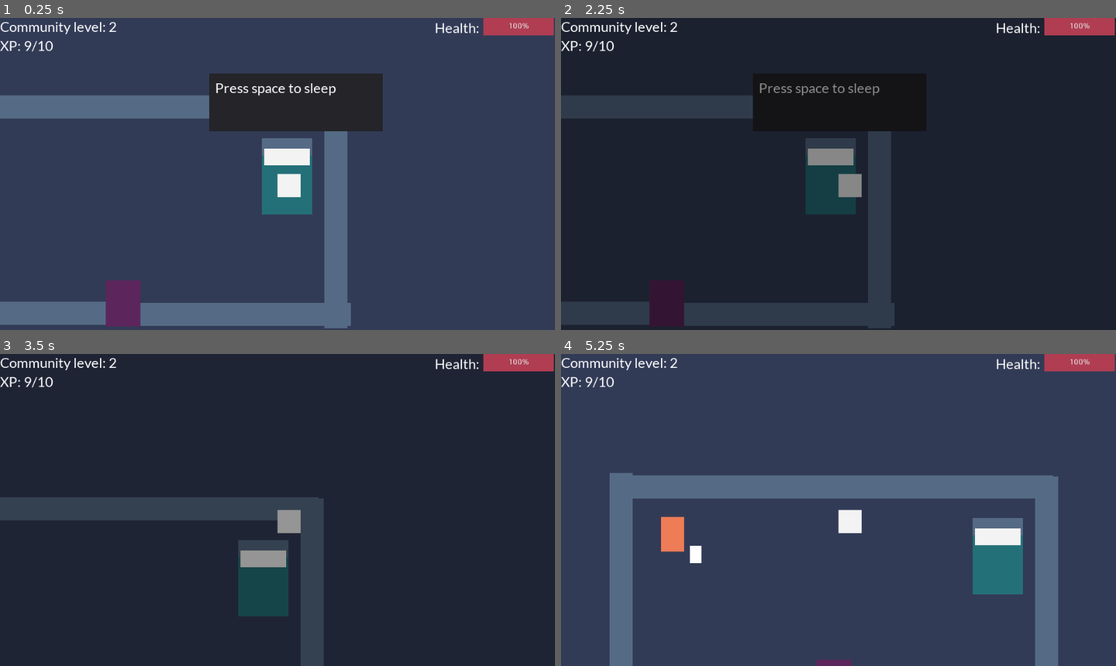
Above: before the commit, frames 1-4 (two rows, left to right).
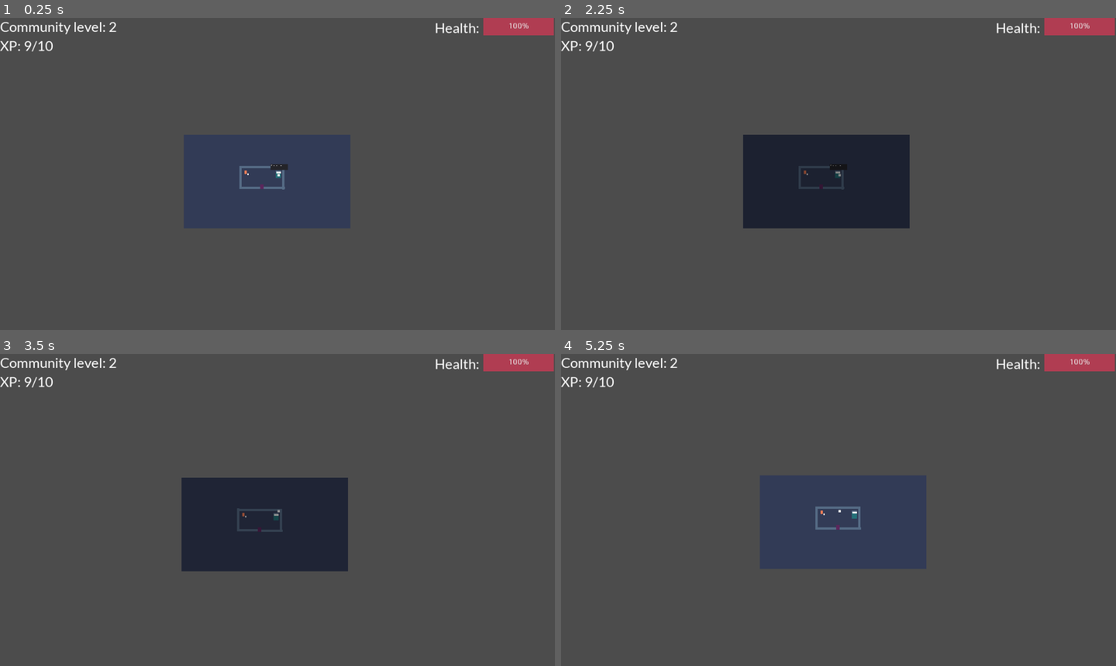
Above: after the commit, the same moments.

Repository: deengames-prototypes/frontier-planet
Game: Godot game, scene res://Main.tscn
Two runs of this game, one before a commit and one after it. Both use one fixed random seed, a clock stepped at 60 frames per second and the inputs below.
Inputs:
- Up to frame 1 (0.25 s): no input
- Up to frame 2 (2.25 s): tap Space at 0.5, 1.25, 2 s; hold Right (ui_right) 0.53-1.28 s; tap Enter (ui_accept) at 0.77, 1.52 s; hold Down (ui_down) 1.28-2.03 s; hold Right (ui_right) from 2.03 s (still down)
- Up to frame 3 (3.5 s): tap Space at 2.75 s; release Right (ui_right) at 2.78 s; hold Up (ui_up) from 2.78 s (still down); tap Enter (ui_accept) at 3.02 s
- Up to frame 4 (5.25 s): release Up (ui_up) at 3.53 s; hold Left (ui_left) 3.53-5.03 s; tap Enter (ui_accept) at 3.77, 4.52 s; hold Down (ui_down) from 5.03 s (still down)

The runs differ from the first frame. In frame 1, 93% of the frame differs, in the area x 0-100%, y 0-100%; in frame 2, 93%; in frame 3, 90%; in frame 4, 92%.

Commit message:
Wolves. Chasing sort of works, sort of doesn't.

Diff:
--- a/prototype/Entities/World/MapPlayer.tscn
+++ b/prototype/Entities/World/MapPlayer.tscn
@@ -19,3 +19,4 @@
 
 [node name="Camera2D" type="Camera2D" parent="."]
 current = true
+zoom = Vector2( 10, 10 )
--- /dev/null
+++ b/prototype/Entities/World/Monsters/Wolf.gd
@@ -0,0 +1,37 @@
+extends "res://Entities/World/Monsters/HurtPlayerOnTouch.gd"
+
+const HUNTING_RANGE = 9500
+const VELOCITY = 200
+
+var MAX_ENERGY_SECONDS = 5
+var _energy_left_seconds = MAX_ENERGY_SECONDS
+var _resting_since = 0
+
+func _ready():
+	damage_per_second = 40
+
+func _process(delta):
+	var distance = sqrt(pow(position.x - Globals.player.position.x, 2)
+		+ pow(position.y - Globals.player.position.y, 2))
+
+	#var d = (Globals.player.position - self.position).normalized()
+	#print(str(d * VELOCITY * delta))
+	#self.position += d * VELOCITY * delta
+
+	#return
+
+	if _resting_since == 0 and distance <= HUNTING_RANGE:
+		if _energy_left_seconds > 0:
+			var direction = (Globals.player.position - self.position).normalized()
+			self.position += direction * VELOCITY * delta
+			_energy_left_seconds -= delta
+		else:
+			_resting_since = OS.get_ticks_msec()
+			print("resting start")
+	else:
+		if _energy_left_seconds < MAX_ENERGY_SECONDS:
+			_energy_left_seconds += delta
+			if _energy_left_seconds >= MAX_ENERGY_SECONDS:
+				_energy_left_seconds = MAX_ENERGY_SECONDS
+				_resting_since = 0
+				print("done resting")
--- /dev/null
+++ b/prototype/Entities/World/Monsters/Wolf.tscn
@@ -0,0 +1,19 @@
+[gd_scene load_steps=3 format=2]
+
+[ext_resource path="res://Entities/World/Monsters/Wolf.gd" type="Script" id=1]
+
+[sub_resource type="RectangleShape2D" id=1]
+extents = Vector2( 34.7291, 28.076 )
+
+[node name="Wolf" type="Area2D"]
+script = ExtResource( 1 )
+
+[node name="CollisionShape2D" type="CollisionShape2D" parent="."]
+position = Vector2( -2.3833, 13.9026 )
+shape = SubResource( 1 )
+
+[node name="Polygon2D" type="Polygon2D" parent="."]
+color = Color( 0.2, 0.235294, 0.341176, 1 )
+polygon = PoolVector2Array( 31.9486, 1.71522, 29.5653, 17.2066, 16.4572, 33.4925, 0.171318, 40.6424, -15.3201, 40.6424, -30.8116, 31.9037, -33.5921, 15.2206, -33.5921, -1.46252, -35.1809, -19.3372, -38.3587, -24.5011, -24.4561, -20.9261, -21.2784, -13.7762, -16.1146, -7.81798, -7.37579, -3.44859, 0.965748, -5.43468, 14.8683, -13.7762, 28.7709, -25.2955, 38.3041, -29.6649, 33.5375, -22.1178, 28.7709, -13.379 )
+[connection signal="body_entered" from="." to="." method="_on_body_entered"]
+[connection signal="body_exited" from="." to="." method="_on_body_exited"]
--- a/prototype/Scenes/Forest.gd
+++ b/prototype/Scenes/Forest.gd
@@ -5,8 +5,8 @@
 const Herb = preload("res://Entities/World/Items/Herb.tscn")
 
 const monsters = [
-	preload("res://Entities/World/Monsters/Slime.tscn")#,
-	#preload("res://Entities/World/Monsters/Wolf.tscn")
+	preload("res://Entities/World/Monsters/Slime.tscn"),
+	preload("res://Entities/World/Monsters/Wolf.tscn")
 ]
 
 func _ready():
